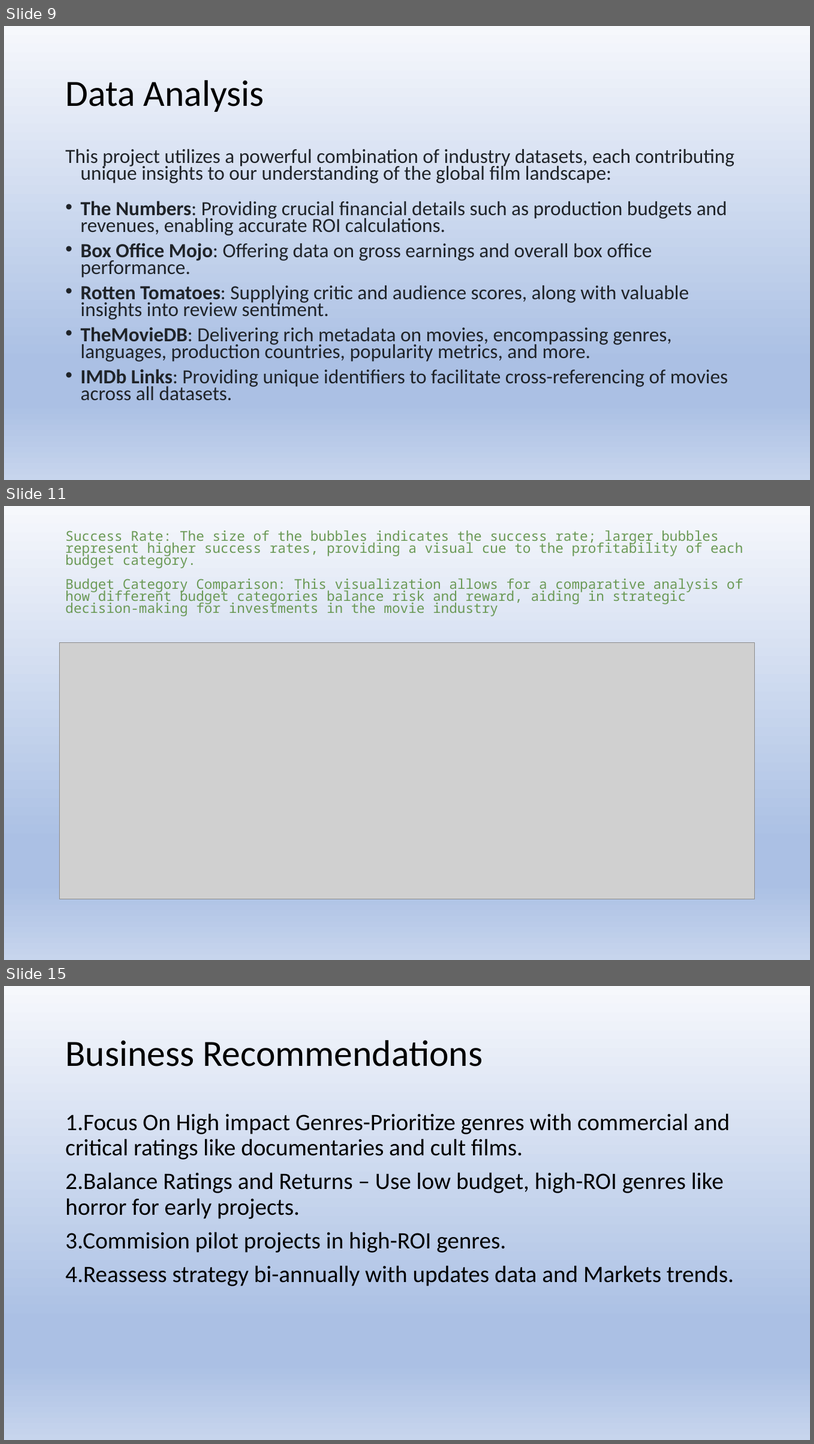
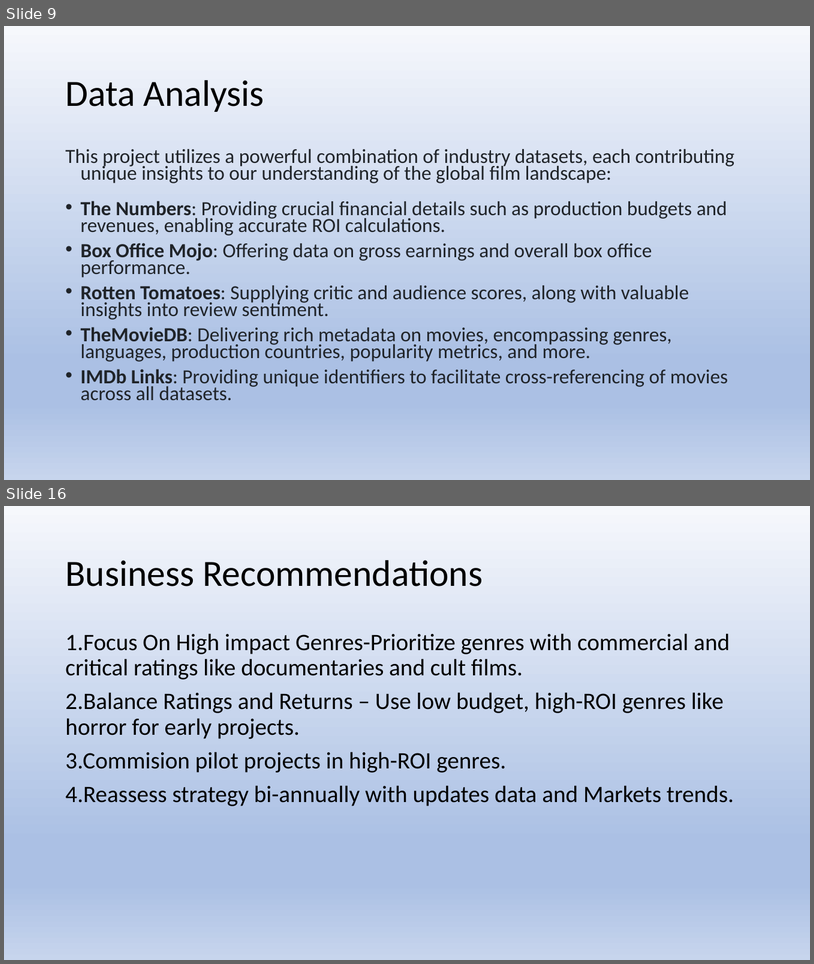
Before and after one commit to RomeC-137/Phase-G-2-Project, a slide deck: presentation.pdf.pptx. Shown one above the other, each under a label of ours: slides 9, 11 and 15 before the commit, slides 9 and 16 after it; the slides between them are not shown. The pictures are 814x1444 and 814x964 pixels, drawn with LibreOffice and Linux fonts; fonts in the diff are those of the drawing; grey boxes stand for pictures. Boxes give left, top, right and bottom in pixels: in the first picture for what was removed or moved away, otherwise in the second. Text is boxed around its words. In the diff, an @@ line names an element or a change of style, - is before the commit and + after.

```diff
--- a/presentation.pdf.pptx
+++ b/presentation.pdf.pptx
@@ slide 11 removed at box(4, 506, 810, 960), background gradient #F6F8FC to #ABC0E4 to #C7D5ED @@
@@ title removed at box(65, 530, 743, 616) @@
-Success Rate: The size of the bubbles indicates the success rate; larger bubbles represent higher success rates, providing a visual cue to the profitability of each budget category.
-Budget Category Comparison: This visualization allows for a comparative analysis of how different budget categories balance risk and reward, aiding in strategic decision-making for investments in the movie industry
@@ picture removed at box(60, 643, 755, 899) @@
@@ what was slide 15 is now slide 16 @@
```
Also in this commit, not shown: 1 slide changed, 5 slides added, 3 other slides removed.
